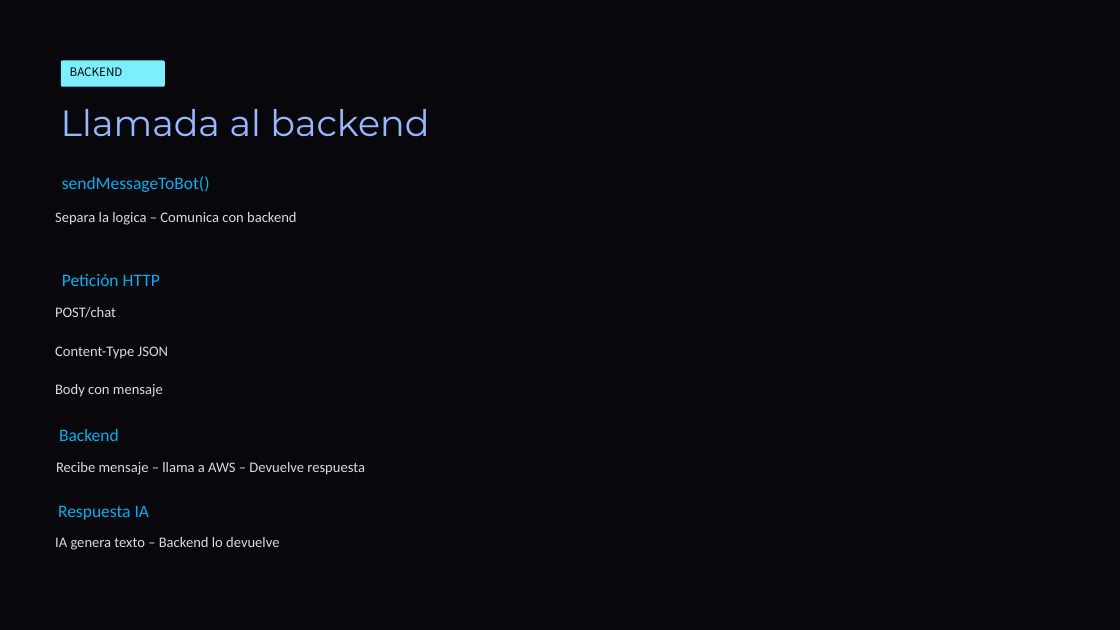
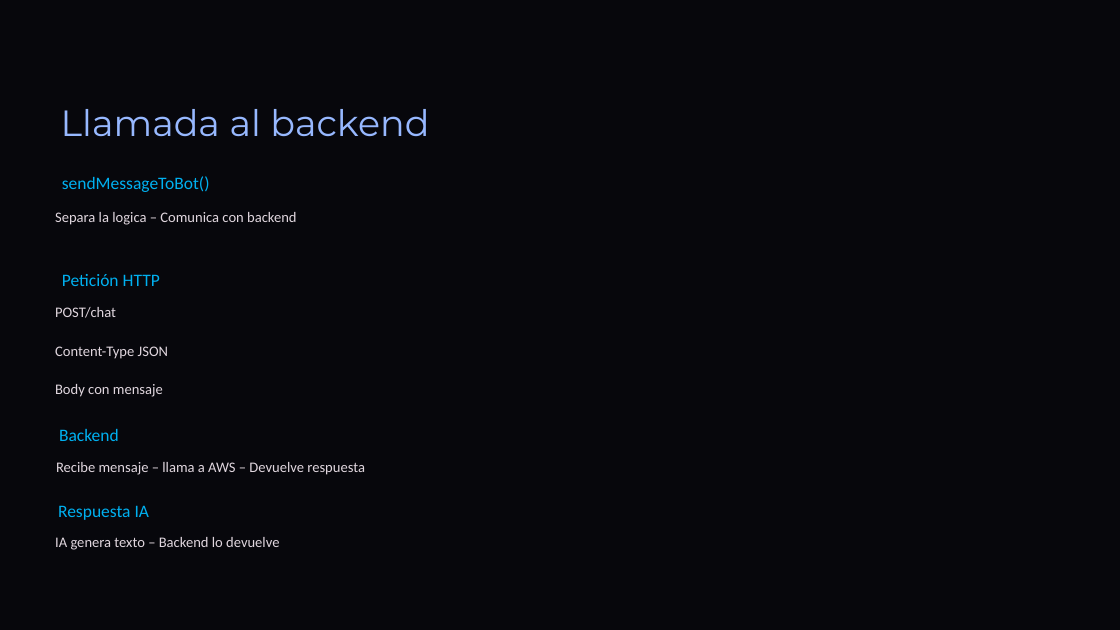
Before and after one commit to DavidCorredorMiguel/proyectogrupo2, a slide deck: slide 26 of Tech-and-Learn-Innovacion-y-Aprendizaje-en-E-commerce (1).pptx (slide 15 before the commit). Drawn at 1120x630 pixels with LibreOffice and Linux fonts; fonts in the diff are those of the drawing; background and template pictures are left out. Boxes give left, top, right and bottom in pixels: in the first picture for what was removed or moved away, otherwise in the second. Text is boxed around its words. In the diff, an @@ line names an element or a change of style, - is before the commit and + after.

```diff
--- a/Tech-and-Learn-Innovacion-y-Aprendizaje-en-E-commerce (1).pptx
+++ b/Tech-and-Learn-Innovacion-y-Aprendizaje-en-E-commerce (1).pptx
@@ rounded rectangle removed at (61,60,165,87) @@
@@ text removed at (70,67,123,76) @@
-BACKEND
```
Also in this commit, not shown: 11 other slides changed, 11 slides added, 11 other files.
